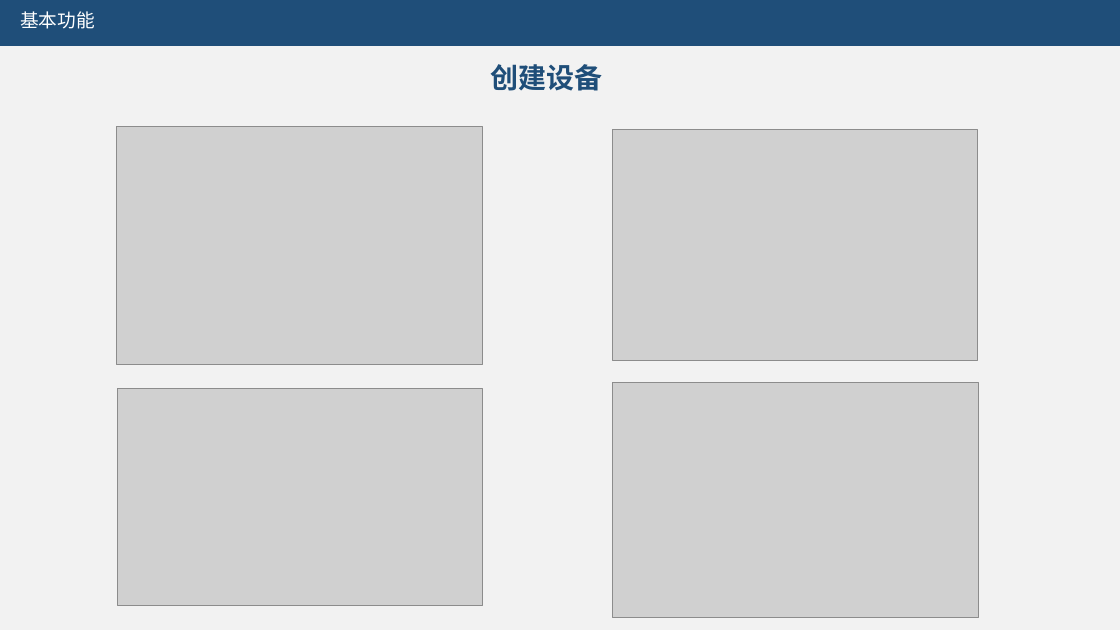
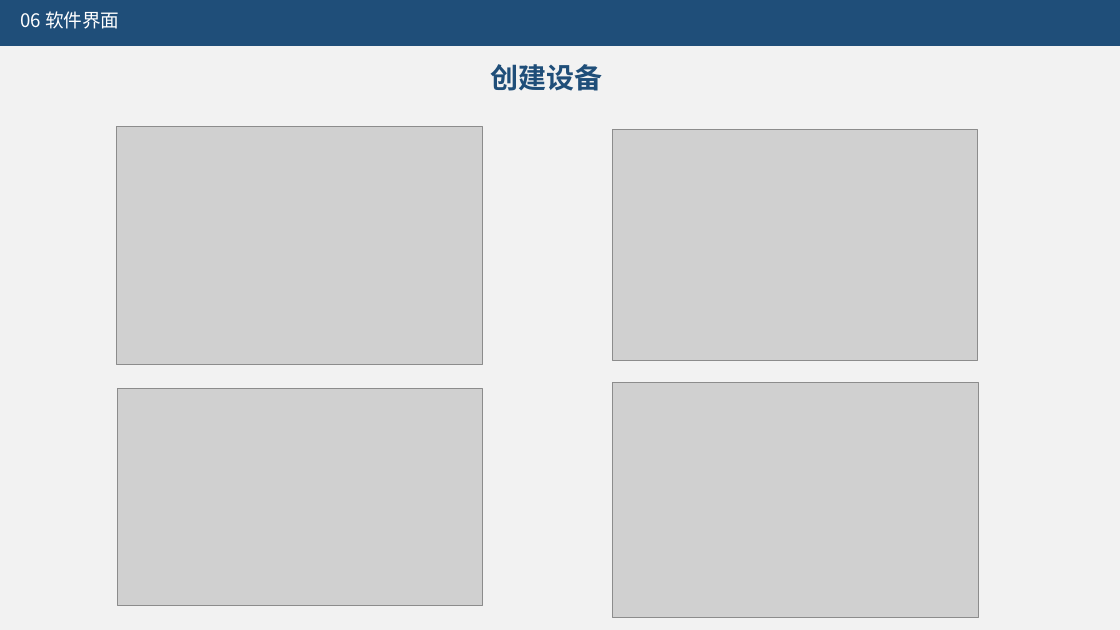
Before and after one commit to suzhuorui/QtHelper, a slide deck: slide 18 of 文档/RJ16852111苏卓锐（中期答辩）.pptx (slide 8 before the commit). Drawn at 1120x630 pixels with LibreOffice and Linux fonts; fonts in the diff are those of the drawing; grey boxes stand for pictures. Boxes give left, top, right and bottom in pixels: in the first picture for what was removed or moved away, otherwise in the second. Text is boxed around its words. In the diff, an @@ line names an element or a change of style, - is before the commit and + after.

```diff
--- a/文档/RJ16852111苏卓锐（中期答辩）.pptx
+++ b/文档/RJ16852111苏卓锐（中期答辩）.pptx
@@ text at <box>20,11,119,29</box>: text changed @@
-基本功能
+06 软件界面
```
Also in this commit, not shown: 10 other slides changed, 11 slides added, 1 slide removed, 5 other files.
